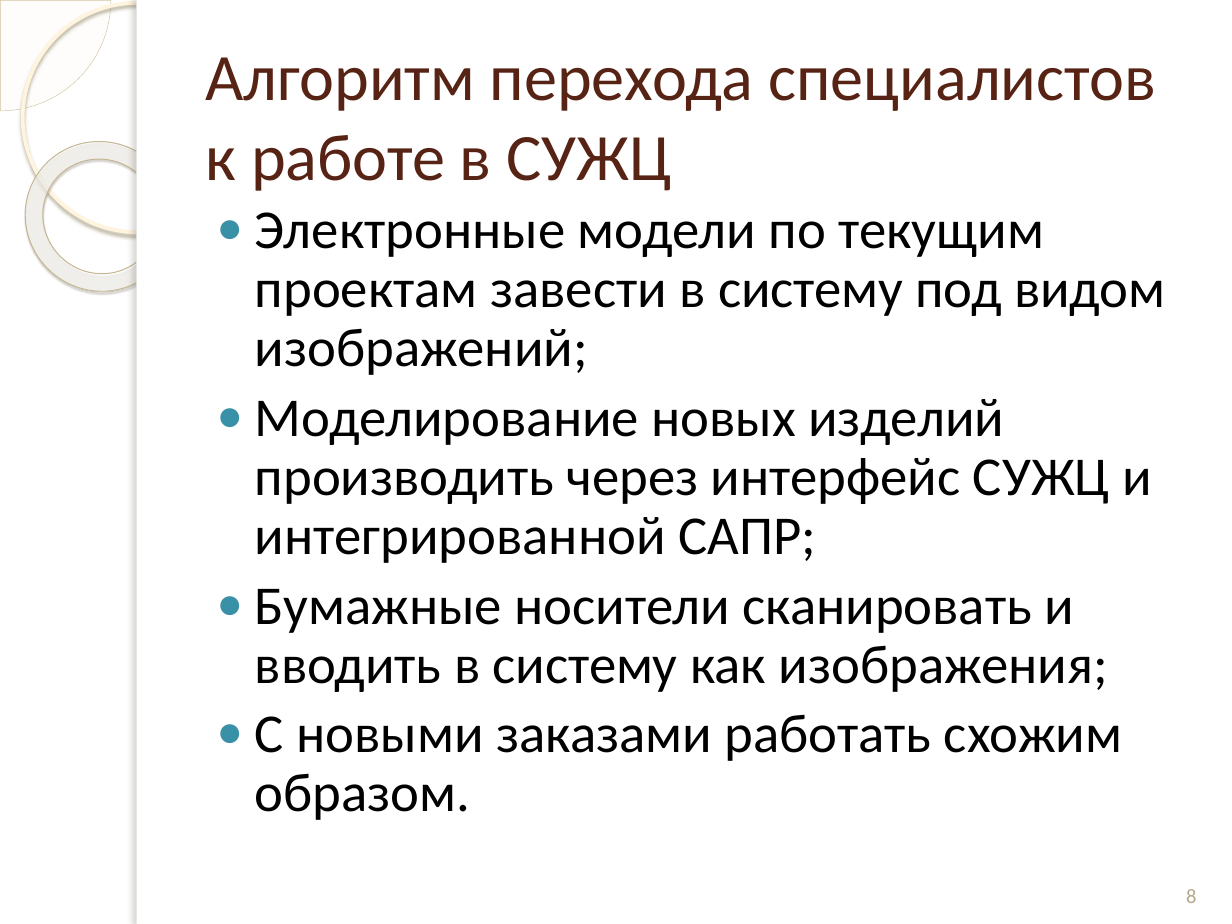
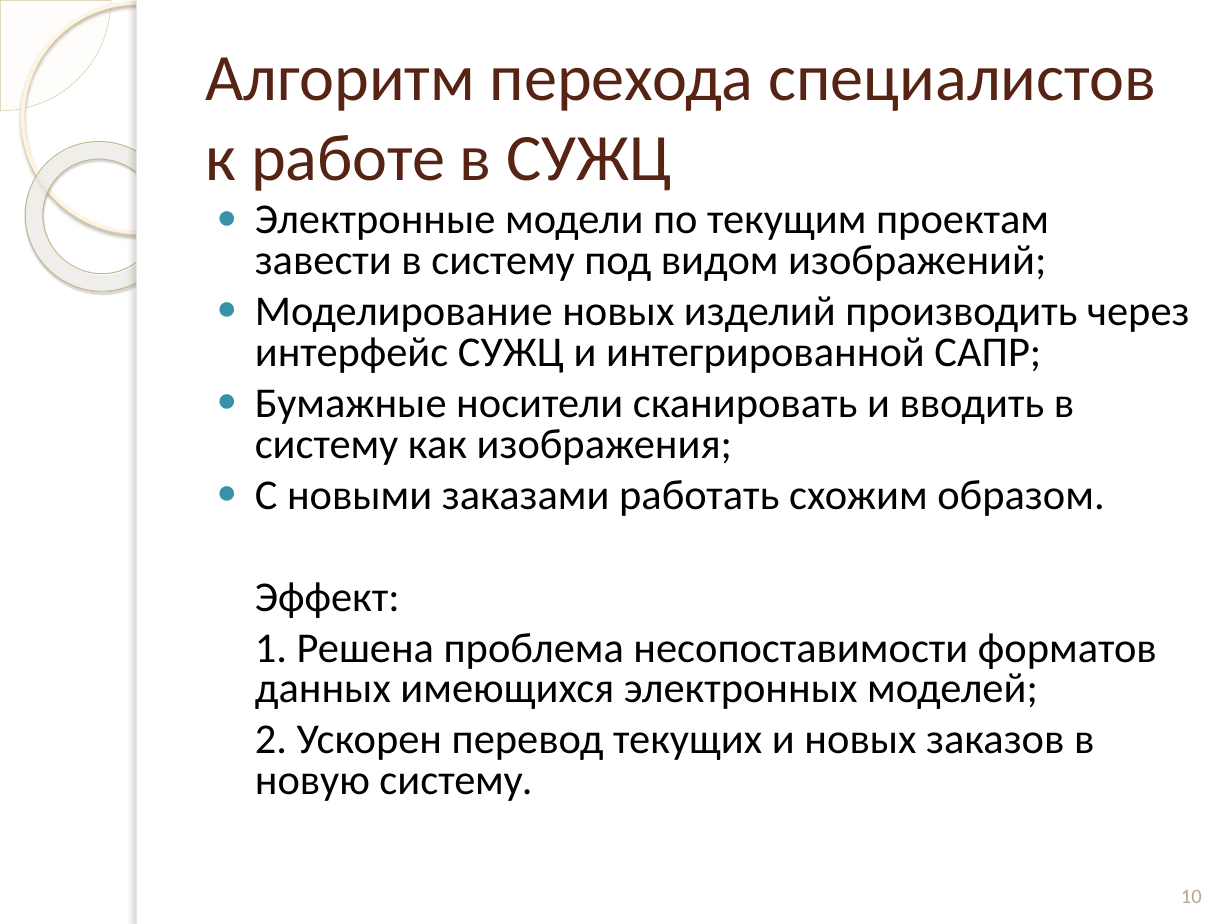
Before and after one commit to andreytemn/university, a slide deck: slide 10 of diplom/Темников раздатки к диплому.pptx (slide 8 before the commit). Drawn at 1232x924 pixels with LibreOffice and Linux fonts; fonts in the diff are those of the drawing; background and template pictures are left out. Boxes give left, top, right and bottom in pixels: in the first picture for what was removed or moved away, otherwise in the second. Text is boxed around its words. In the diff, an @@ line names an element or a change of style, - is before the commit and + after.

```diff
--- a/diplom/Темников раздатки к диплому.pptx
+++ b/diplom/Темников раздатки к диплому.pptx
@@ text at box(255, 205, 1189, 516): size 32 to 24.8 pt in "Электронные модели по текущим проектам завести в ...", "Моделирование новых изделий производить через интерфейс СУЖЦ ...", "Бумажные носители сканировать и вводить в систему ...", "С новыми заказами работать схожим образом."; line spacing 0.9 to 0.8 @@
@@ text at box(255, 582, 1157, 801): paragraphs added @@
+Эффект:
+1. Решена проблема несопоставимости форматов данных имеющихся электронных моделей;
+2. Ускорен перевод текущих и новых заказов в новую систему.
@@ page number at box(1181, 890, 1202, 903): text changed @@
-8
+10
```
Also in this commit, not shown: 8 other slides changed, 3 slides added, 59 other files.
